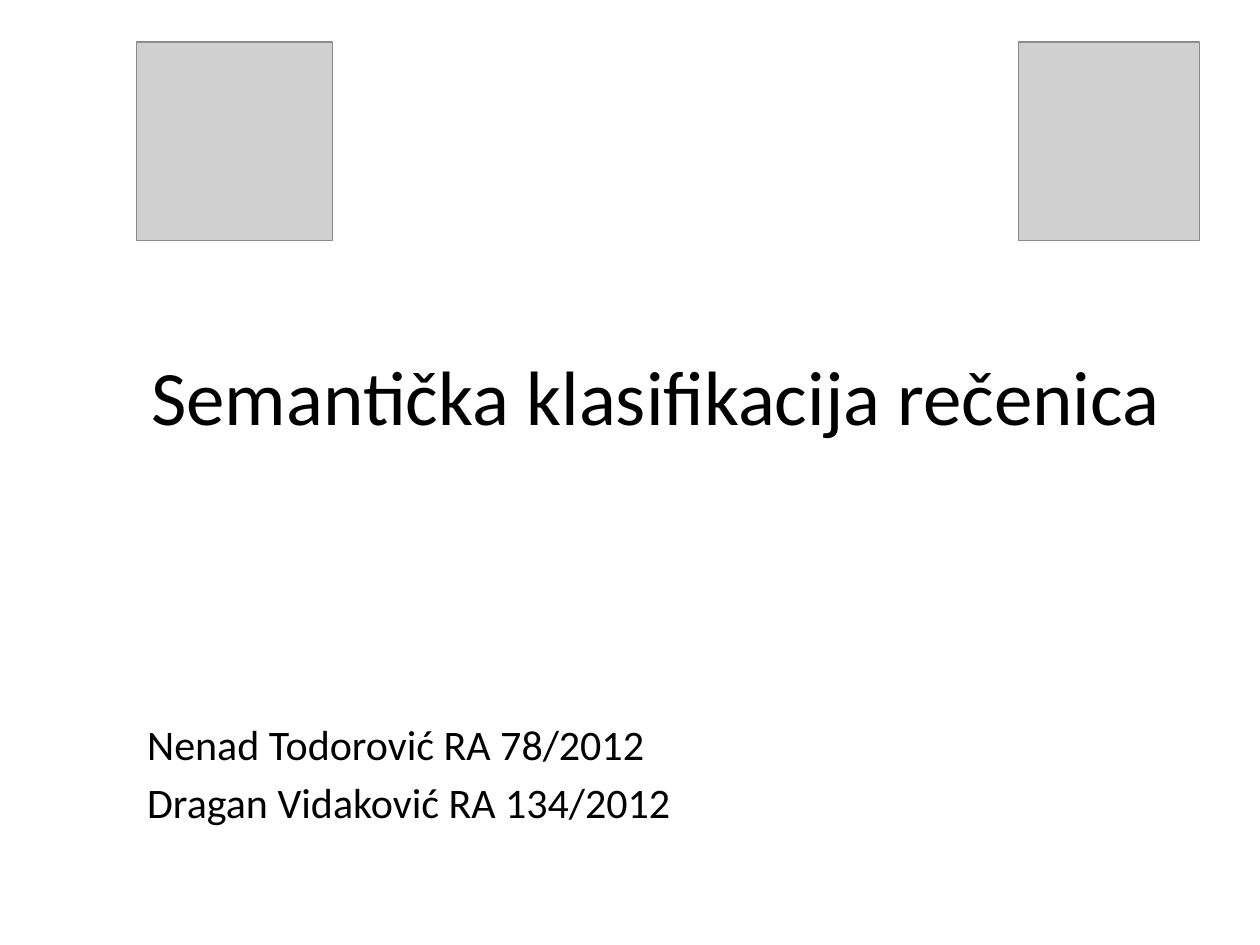
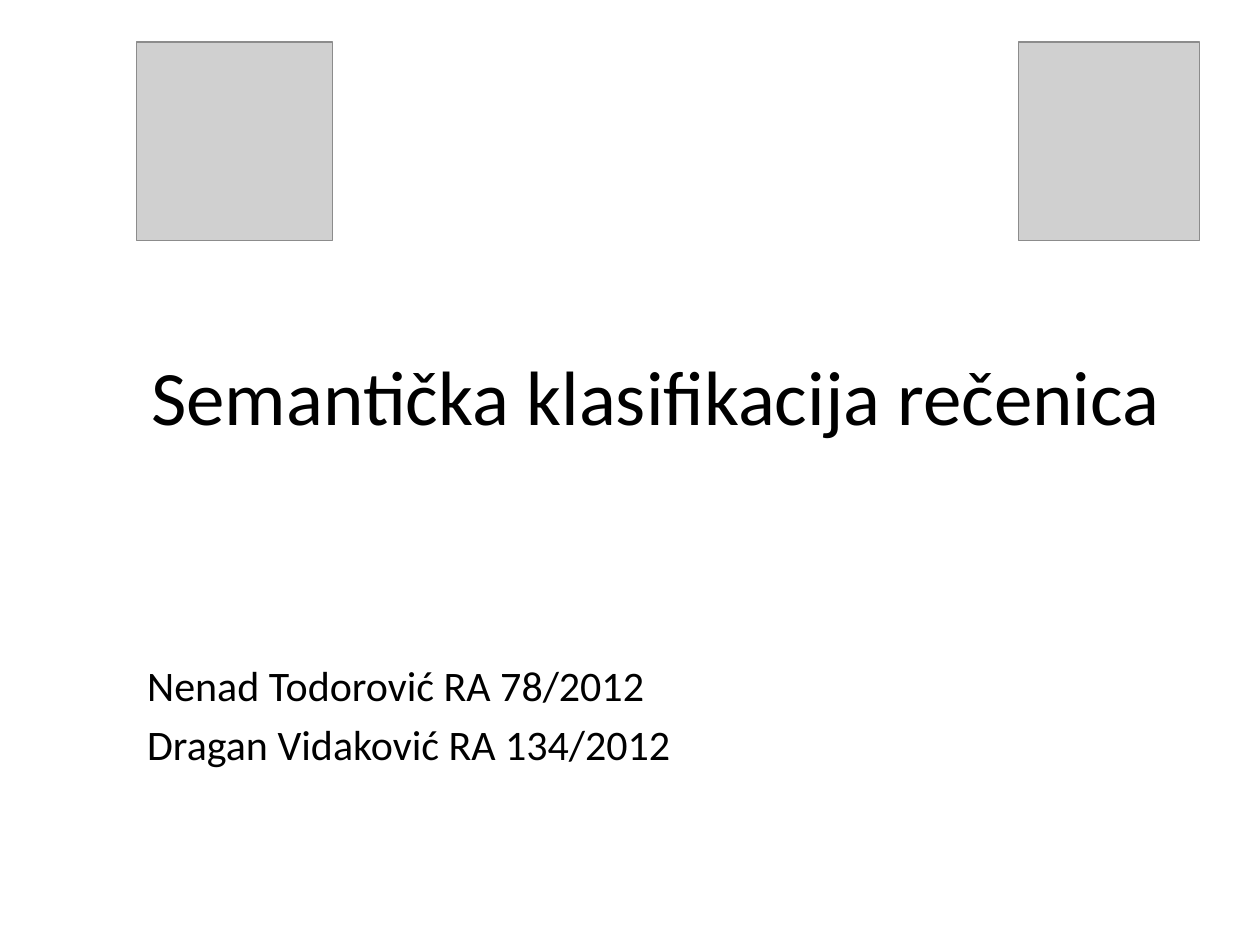
Before and after one commit to vdragan1993/sentence-classification, a slide deck: slide 1 of semantic_classification_ppt.pptx. Drawn at 1260x945 pixels with LibreOffice and Linux fonts; fonts in the diff are those of the drawing; grey boxes stand for pictures; background and template pictures are left out. Boxes give left, top, right and bottom in pixels: in the first picture for what was removed or moved away, otherwise in the second. Text is boxed around its words. In the diff, an @@ line names an element or a change of style, - is before the commit and + after.

```diff
--- a/semantic_classification_ppt.pptx
+++ b/semantic_classification_ppt.pptx
@@ subtitle "Nenad Todorović RA 78/2012" moved from (x1=147, y1=730, x2=670, y2=826) to (x1=147, y1=671, x2=670, y2=768) @@
```
Also in this commit, not shown: 3 other slides changed, 3 slides added.
